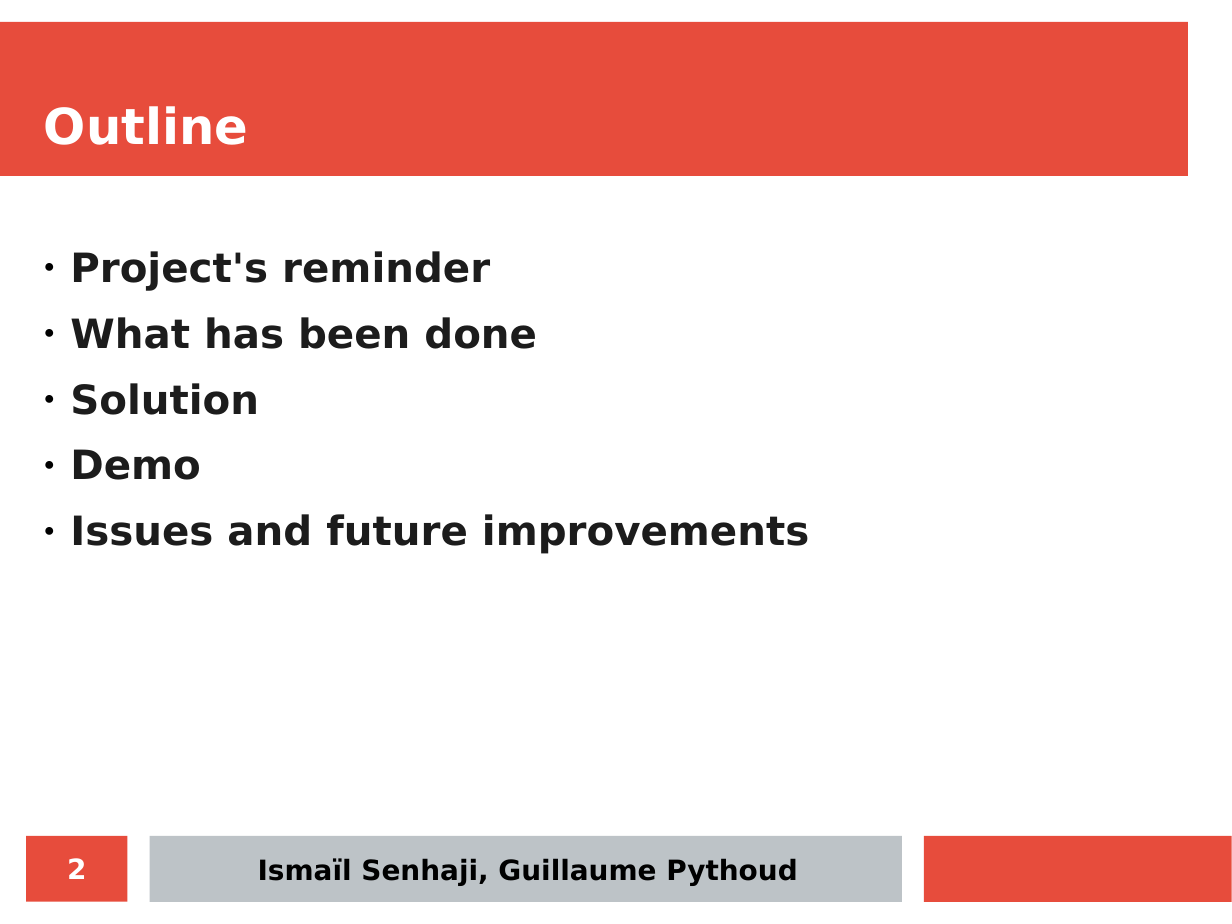
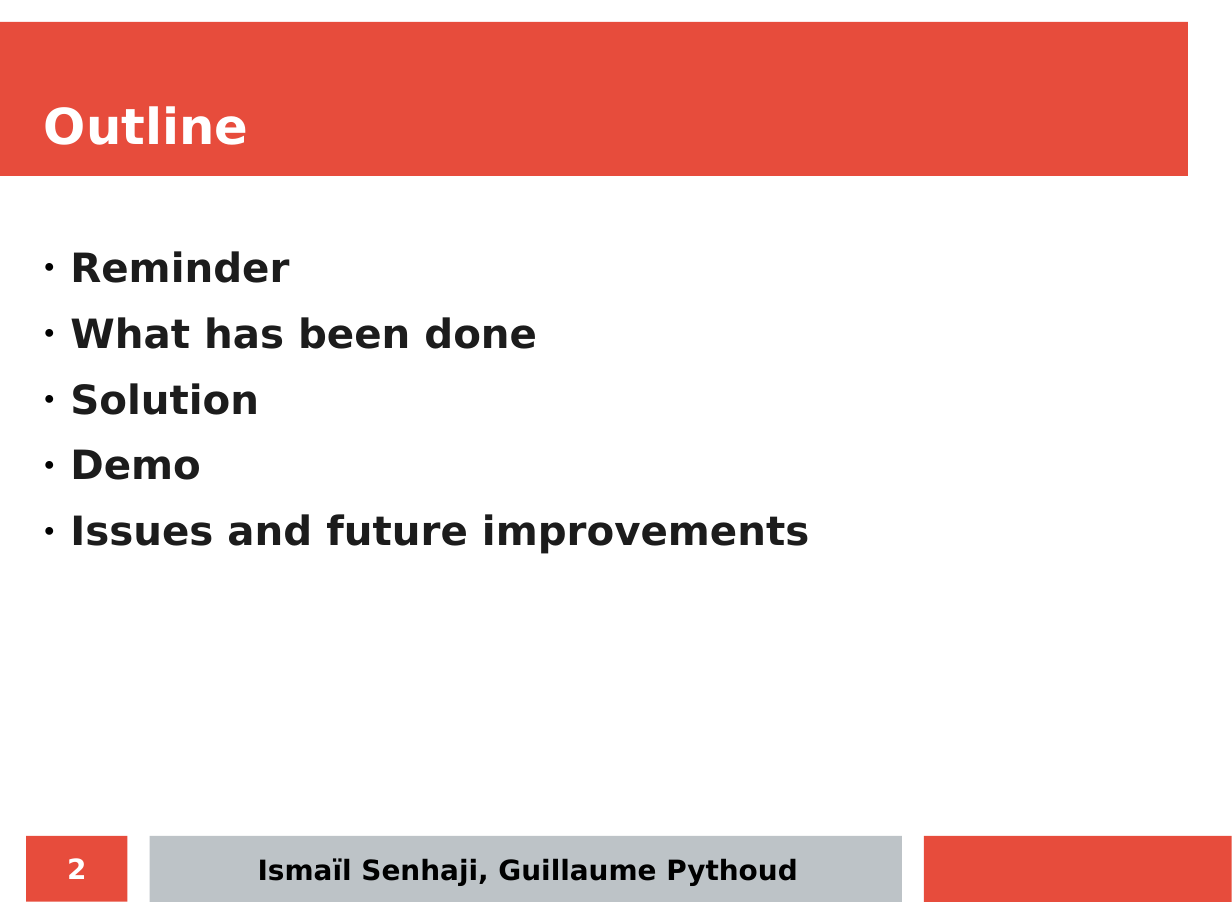
Before and after one commit to iSma/tomcat-in-the-cloud, a slide deck: slide 2 of docs/final-presentation/final_presentation.odp. Drawn at 1232x924 pixels with LibreOffice and Linux fonts; fonts in the diff are those of the drawing. Boxes give left, top, right and bottom in pixels: in the first picture for what was removed or moved away, otherwise in the second. Text is boxed around its words. In the diff, an @@ line names an element or a change of style, - is before the commit and + after.

```diff
--- a/docs/final-presentation/final_presentation.odp
+++ b/docs/final-presentation/final_presentation.odp
@@ text at (70, 251, 289, 283): text changed @@
-● Project's reminder
+● Reminder
```
Also in this commit, not shown: 5 other slides changed.
